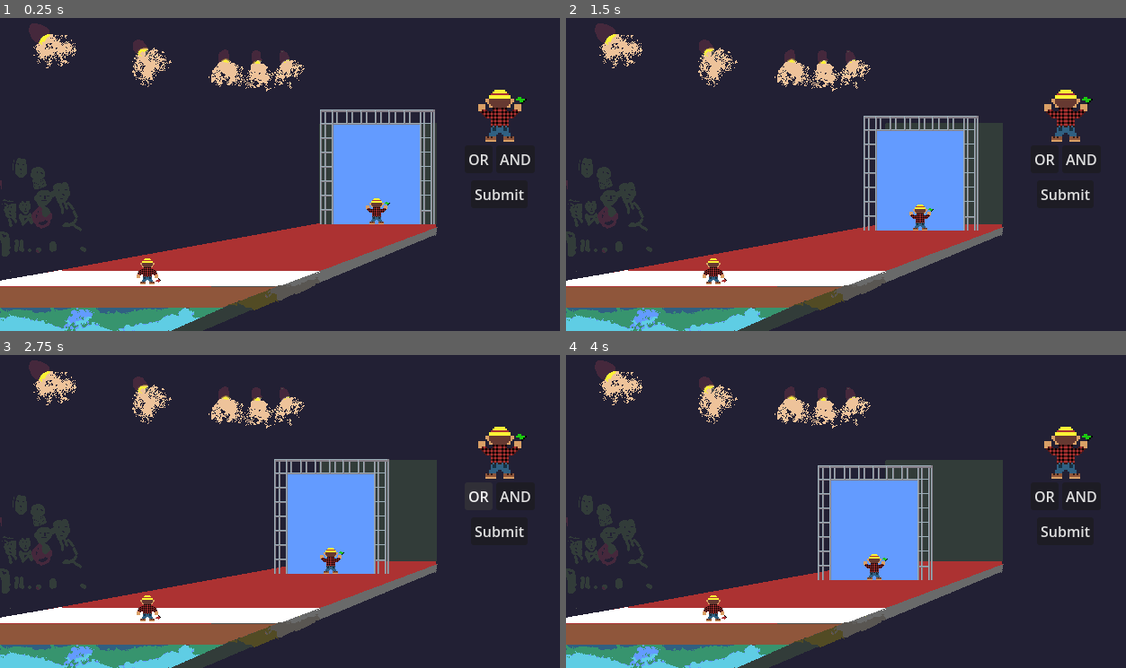
Above: before the commit, frames 1-4 (two rows, left to right).
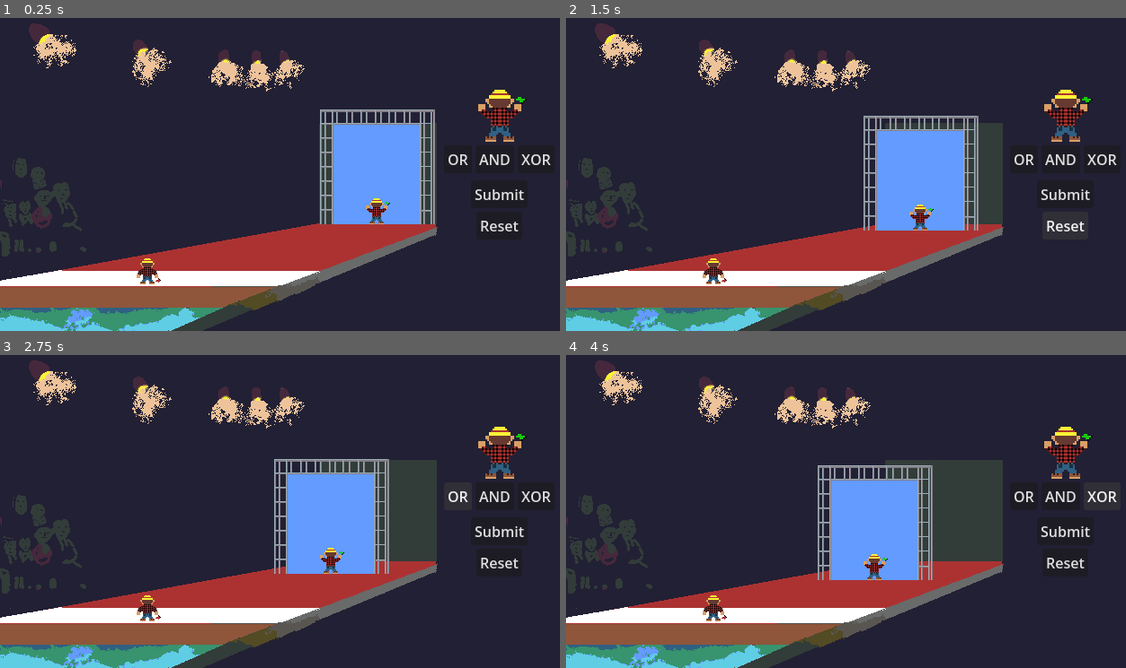
Above: after the commit, the same moments.

Repository: adhan-razzaque/ggj-2026
Game: Godot game, scene res://level/level_ui_base.tscn
The game is run twice, just before and just after one commit, with the same random seed, the same clock (stepped at 60 frames per second) and the same inputs. This scene is started directly instead of the project's main scene.
Inputs (mouse positions are in pixels of both pictures, inside the frame that each line leads up to):
- Up to frame 1 (0.25 s): no input
- Up to frame 2 (1.5 s): click "Submit" at 0.5 s; click (1064, 224) at 1.25 s, where only the run after the commit has a clickable "Reset"
- Up to frame 3 (2.75 s): click "OR" at 2 s
- Up to frame 4 (4 s): click "AND" at 2.75 s; click (1103, 495) at 3.5 s, where only the run after the commit has a clickable "XOR"

The runs differ from the first frame. In frame 1, 0.5% of the frame differs, in the area x 80-99%, y 43-69%; in frame 2, 0.5%; in frame 3, 0.5%; in frame 4, 0.5%.

Commit message:
Prepare for endless and add reset button

Diff:
--- a/build_scenes/main_menu.tscn
+++ b/build_scenes/main_menu.tscn
@@ -19,6 +19,7 @@
 exit_button = NodePath("MarginContainer/VBoxContainer/MenuOptions/Exit")
 
 [node name="TextureRect" type="TextureRect" parent="." unique_id=320687187]
+modulate = Color(0.24477637, 0.2447764, 0.24477637, 1)
 layout_mode = 1
 anchors_preset = 15
 anchor_right = 1.0
--- a/level/controls_ui.gd
+++ b/level/controls_ui.gd
@@ -3,6 +3,7 @@
 @export var operator_container: Container
 @export var choice_container: Container
 @export var submit_button: Button
+@export var reset_button: Button
 @export var operator_button_group: ButtonGroup
 
 var current_round: Round
@@ -11,6 +12,7 @@
 
 func _ready() -> void:
 	submit_button.pressed.connect(on_submit_pressed)
+	reset_button.pressed.connect(on_reset_pressed)
 	clear_operators()
 	submit_button.hide()
 
@@ -58,3 +60,6 @@
 	if not pressed_once:
 		return
 	current_round.submit_answer(current_operator)
+
+func on_reset_pressed() -> void:
+	current_round.reset_answer()
--- a/level/level.gd
+++ b/level/level.gd
@@ -6,11 +6,16 @@
 signal new_player_selected(new_player: FlagHolders)
 signal new_answer_selected(new_answer: FlagHolders)
 signal new_choice_selected(new_choice: FlagHolders)
+signal level_complete()
+signal level_lost()
+signal level_lives_changed(lives_left: int)
 
 # Properties
 @export_file("*.txt") var success_phrases_path: String
 @export_file("*.tscn") var next_scene_path: String
 @export var autostart: bool = true
+@export var endless: bool = false
+@export var lives: int = 3
 
 
 # Variables
@@ -29,10 +34,6 @@
 func _ready() -> void:
 	load_success_phrases()
 	load_rounds()
-
-	if not autostart:
-		return
-
 	next_round()
 
 ## Load the success phrases from the provided text file
@@ -70,6 +71,10 @@
 		end_level()
 		return
 	current_round_index += 1
+
+	if not autostart:
+		return
+
 	start_round()
 
 
@@ -87,6 +92,8 @@
 ## End Level
 func end_level() -> void:
 	print_debug("You reached end of level...")
+	level_complete.emit()
+
 	if next_scene_path.is_empty or !FileAccess.file_exists(next_scene_path):
 		return
 
@@ -109,9 +116,18 @@
 		success_phrase.emit(success_string)
 		audio_player.stop()
 		next_round()
-	else:
-		print_debug("You lost, try again...")
-		start_round()
+		return
+
+	if endless:
+		lives -= 1
+		level_lives_changed.emit(lives)
+
+	if lives == 0:
+		level_lost.emit()
+		return
+
+	print_debug("You lost, try again...")
+	start_round()
 
 func _on_player_state_changed(new_state: FlagHolders) -> void:
 	new_player_selected.emit(new_state)
--- a/level/level_ui_base.tscn
+++ b/level/level_ui_base.tscn
@@ -27,7 +27,7 @@
 offset_right = 299.0
 offset_bottom = 308.0
 
-[node name="ControlsUIContainer" type="MarginContainer" parent="." unique_id=505083090 node_paths=PackedStringArray("operator_container", "choice_container", "submit_button")]
+[node name="ControlsUIContainer" type="MarginContainer" parent="." unique_id=505083090 node_paths=PackedStringArray("operator_container", "choice_container", "submit_button", "reset_button")]
 offset_left = 485.0
 offset_top = 85.0
 offset_right = 627.0
@@ -35,7 +35,8 @@
 script = ExtResource("4_fm06m")
 operator_container = NodePath("VBoxContainer/OperatorContainer")
 choice_container = NodePath("VBoxContainer/ChoiceContainer")
-submit_button = NodePath("VBoxContainer/CenterContainer/SubmitButton")
+submit_button = NodePath("VBoxContainer/SubmitButton")
+reset_button = NodePath("VBoxContainer/ResetButton")
 operator_button_group = SubResource("ButtonGroup_qotdi")
 
 [node name="VBoxContainer" type="VBoxContainer" parent="ControlsUIContainer" unique_id=949823908]
@@ -60,17 +61,20 @@
 [node name="ChoiceContainer" type="HBoxContainer" parent="ControlsUIContainer/VBoxContainer" unique_id=1871790874]
 layout_mode = 2
 
-[node name="CenterContainer" type="CenterContainer" parent="ControlsUIContainer/VBoxContainer" unique_id=1965484257]
+[node name="SubmitButton" type="Button" parent="ControlsUIContainer/VBoxContainer" unique_id=1956454843]
 layout_mode = 2
+size_flags_horizontal = 4
+text = "Submit"
 
-[node name="SubmitButton" type="Button" parent="ControlsUIContainer/VBoxContainer/CenterContainer" unique_id=1956454843]
+[node name="ResetButton" type="Button" parent="ControlsUIContainer/VBoxContainer" unique_id=434117457]
 layout_mode = 2
-text = "Submit"
+size_flags_horizontal = 4
+text = "Reset"
 
 [node name="LevelBase" parent="." unique_id=1262444287 instance=ExtResource("3_w6fek")]
 
 [node name="Round" parent="LevelBase" unique_id=199965638 instance=ExtResource("4_tlipp")]
-operators = Array[int]([0, 1])
+operators = Array[int]([0, 1, 2])
 
 [connection signal="new_answer_selected" from="LevelBase" to="Wall/WallSprite/CorrectDisplay" method="build_player_texture"]
 [connection signal="new_choice_selected" from="LevelBase" to="ControlsUIContainer/VBoxContainer/ChoiceDisplay" method="build_player_texture"]
--- a/round/round.gd
+++ b/round/round.gd
@@ -150,3 +150,6 @@
 		return
 
 	end_game(won_round)
+
+func randomize_round() -> void:
+	pass
